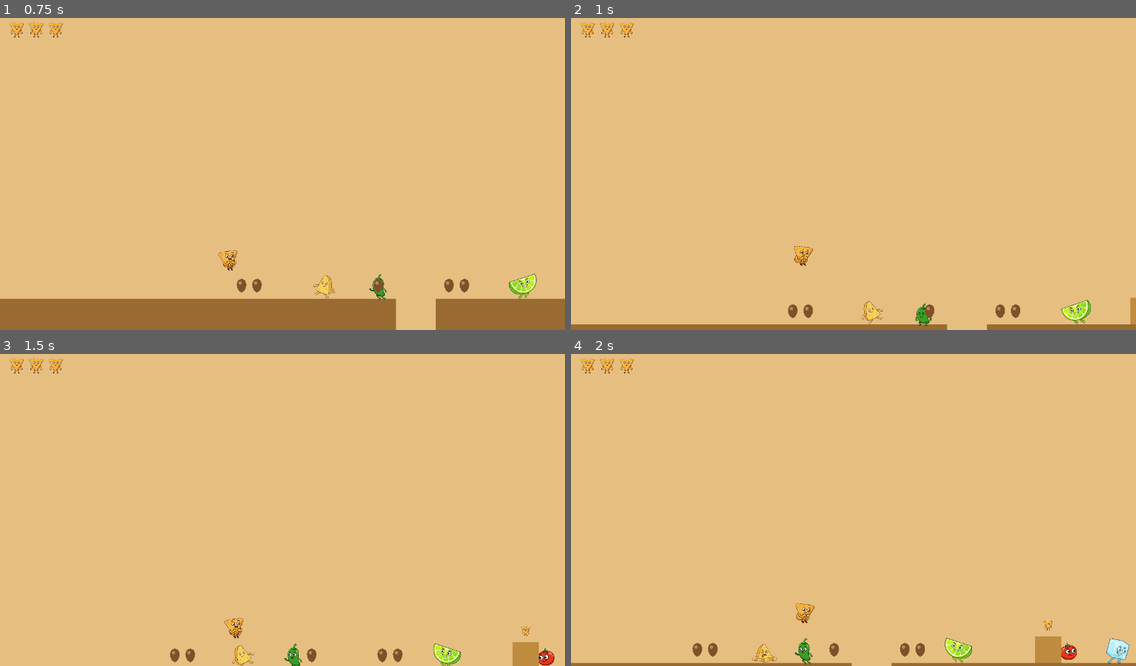
Above: before the commit, frames 1-4 (two rows, left to right).
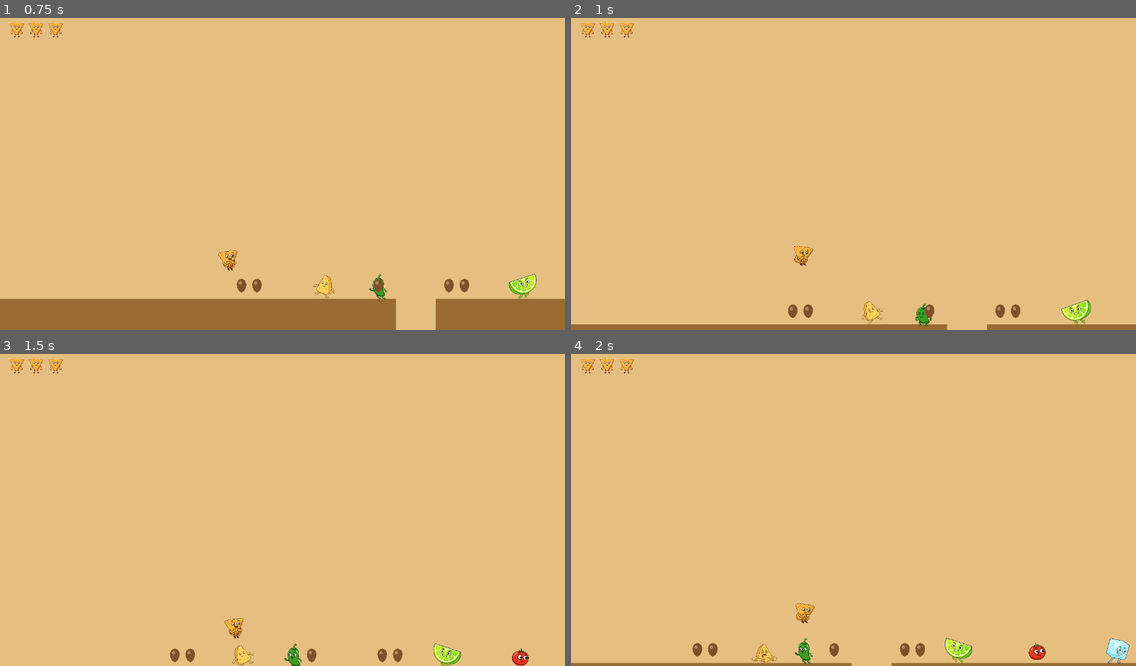
Above: after the commit, the same moments.

Repository: polkfarody/cornchipday
Game: Godot game, scene res://scenes/Level7.tscn
Same seed, same stepped clock (60 frames per second), same inputs: the game is played once before the commit and once after it. This scene is started directly instead of the project's main scene.
Inputs:
- Up to frame 1 (0.75 s): tap Enter (ui_accept) at 0.5 s; hold Right (ui_right) from 0.53 s (still down)
- Up to frame 2 (1 s): keep holding Right (ui_right); tap Enter (ui_accept) at 0.77 s
- Up to frame 3 (1.5 s): keep holding Right (ui_right)
- Up to frame 4 (2 s): keep holding Right (ui_right); tap Enter (ui_accept) at 1.52 s

Frame 1 is identical in both runs. In frame 2, less than 0.1% of the frame differs, in the area x 99-100%, y 89-99%; in frame 3, 0.5%; in frame 4, 0.6%, in the area x 81-90%, y 85-100%.

Commit message:
Relocate bonus jump-challenge platforms deeper into all 7 levels

Diff:
--- a/scenes/Level1.tscn
+++ b/scenes/Level1.tscn
@@ -558,7 +558,7 @@
 ingredient_spawn_position = Vector2(3400, 330)
 
 [node name="BonusPlatform1" type="StaticBody2D" parent="."]
-position = Vector2(935, 330)
+position = Vector2(2730, 330)
 
 [node name="CollisionShape2D" type="CollisionShape2D" parent="BonusPlatform1"]
 shape = SubResource("RectangleShape2D_bonus_platform")
@@ -568,4 +568,4 @@
 polygon = PackedVector2Array(-30, 30, 30, 30, 30, -30, -30, -30)
 
 [node name="BonusLifePickup1" parent="." instance=ExtResource("20_life_pickup")]
-position = Vector2(935, 275)
+position = Vector2(2730, 275)
--- a/scenes/Level2.tscn
+++ b/scenes/Level2.tscn
@@ -283,7 +283,7 @@
 ingredient_spawn_position = Vector2(1795, 330)
 
 [node name="BonusPlatform1" type="StaticBody2D" parent="."]
-position = Vector2(945, 330)
+position = Vector2(1650, 330)
 
 [node name="CollisionShape2D" type="CollisionShape2D" parent="BonusPlatform1"]
 shape = SubResource("RectangleShape2D_bonus_platform")
@@ -293,4 +293,4 @@
 polygon = PackedVector2Array(-30, 30, 30, 30, 30, -30, -30, -30)
 
 [node name="BonusLifePickup1" parent="." instance=ExtResource("18_life_pickup")]
-position = Vector2(945, 275)
+position = Vector2(1650, 275)
--- a/scenes/Level3.tscn
+++ b/scenes/Level3.tscn
@@ -198,7 +198,7 @@
 ingredient_spawn_position = Vector2(2050, 330)
 
 [node name="BonusPlatform1" type="StaticBody2D" parent="."]
-position = Vector2(945, 330)
+position = Vector2(1800, 330)
 
 [node name="CollisionShape2D" type="CollisionShape2D" parent="BonusPlatform1"]
 shape = SubResource("RectangleShape2D_bonus_platform")
@@ -208,4 +208,4 @@
 polygon = PackedVector2Array(-30, 30, 30, 30, 30, -30, -30, -30)
 
 [node name="BonusLifePickup1" parent="." instance=ExtResource("10_life_pickup")]
-position = Vector2(945, 275)
+position = Vector2(1800, 275)
--- a/scenes/Level4.tscn
+++ b/scenes/Level4.tscn
@@ -193,7 +193,7 @@
 ingredient_spawn_position = Vector2(2050, 330)
 
 [node name="BonusPlatform1" type="StaticBody2D" parent="."]
-position = Vector2(945, 330)
+position = Vector2(1800, 330)
 
 [node name="CollisionShape2D" type="CollisionShape2D" parent="BonusPlatform1"]
 shape = SubResource("RectangleShape2D_bonus_platform")
@@ -203,4 +203,4 @@
 polygon = PackedVector2Array(-30, 30, 30, 30, 30, -30, -30, -30)
 
 [node name="BonusLifePickup1" parent="." instance=ExtResource("9_life_pickup")]
-position = Vector2(945, 275)
+position = Vector2(1800, 275)
--- a/scenes/Level5.tscn
+++ b/scenes/Level5.tscn
@@ -200,7 +200,7 @@
 ingredient_spawn_position = Vector2(2050, 330)
 
 [node name="BonusPlatform1" type="StaticBody2D" parent="."]
-position = Vector2(945, 330)
+position = Vector2(1880, 330)
 
 [node name="CollisionShape2D" type="CollisionShape2D" parent="BonusPlatform1"]
 shape = SubResource("RectangleShape2D_bonus_platform")
@@ -210,4 +210,4 @@
 polygon = PackedVector2Array(-30, 30, 30, 30, 30, -30, -30, -30)
 
 [node name="BonusLifePickup1" parent="." instance=ExtResource("9_life_pickup")]
-position = Vector2(945, 275)
+position = Vector2(1880, 275)
--- a/scenes/Level6.tscn
+++ b/scenes/Level6.tscn
@@ -204,7 +204,7 @@
 heat_zone_path = NodePath("../HeatZone")
 
 [node name="BonusPlatform1" type="StaticBody2D" parent="."]
-position = Vector2(945, 330)
+position = Vector2(1880, 330)
 
 [node name="CollisionShape2D" type="CollisionShape2D" parent="BonusPlatform1"]
 shape = SubResource("RectangleShape2D_bonus_platform")
@@ -214,4 +214,4 @@
 polygon = PackedVector2Array(-30, 30, 30, 30, 30, -30, -30, -30)
 
 [node name="BonusLifePickup1" parent="." instance=ExtResource("10_life_pickup")]
-position = Vector2(945, 275)
+position = Vector2(1880, 275)
--- a/scenes/Level7.tscn
+++ b/scenes/Level7.tscn
@@ -178,7 +178,7 @@
 position = Vector2(2250, 330)
 
 [node name="BonusPlatform1" type="StaticBody2D" parent="."]
-position = Vector2(945, 330)
+position = Vector2(1750, 330)
 
 [node name="CollisionShape2D" type="CollisionShape2D" parent="BonusPlatform1"]
 shape = SubResource("RectangleShape2D_bonus_platform")
@@ -188,4 +188,4 @@
 polygon = PackedVector2Array(-30, 30, 30, 30, 30, -30, -30, -30)
 
 [node name="BonusLifePickup1" parent="." instance=ExtResource("18_life_pickup")]
-position = Vector2(945, 275)
+position = Vector2(1750, 275)
Not shown, changed: instructions-ai.txt
Not shown, changed: feature.md
Not shown, changed: plan.md
